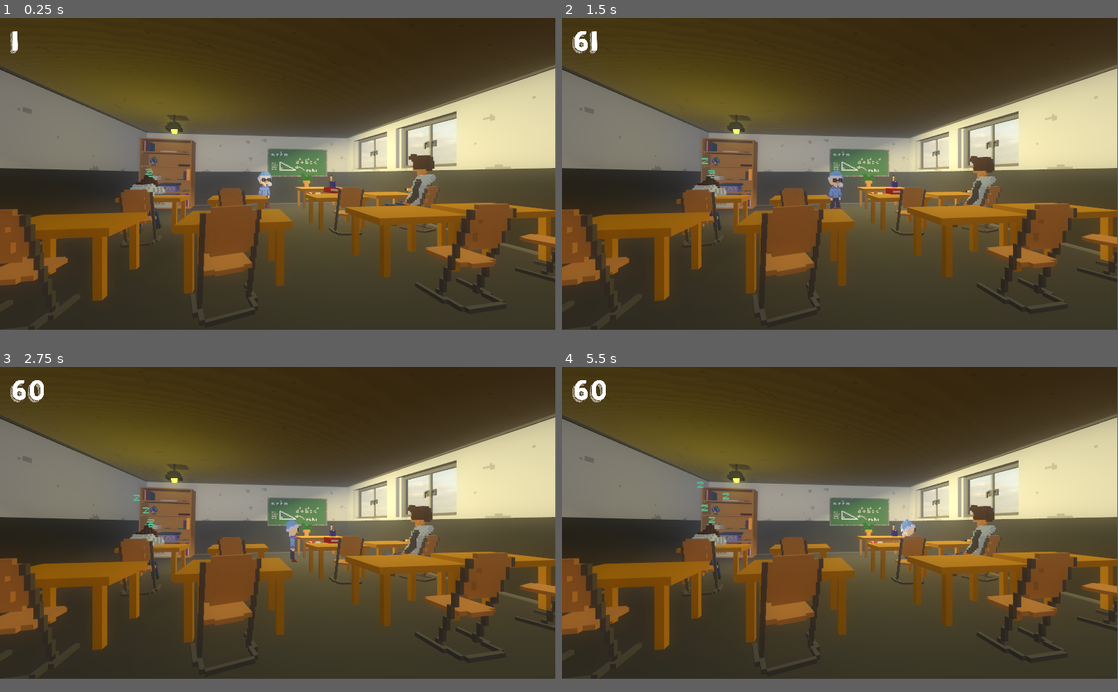
Above: before the commit, frames 1-4 (two rows, left to right).
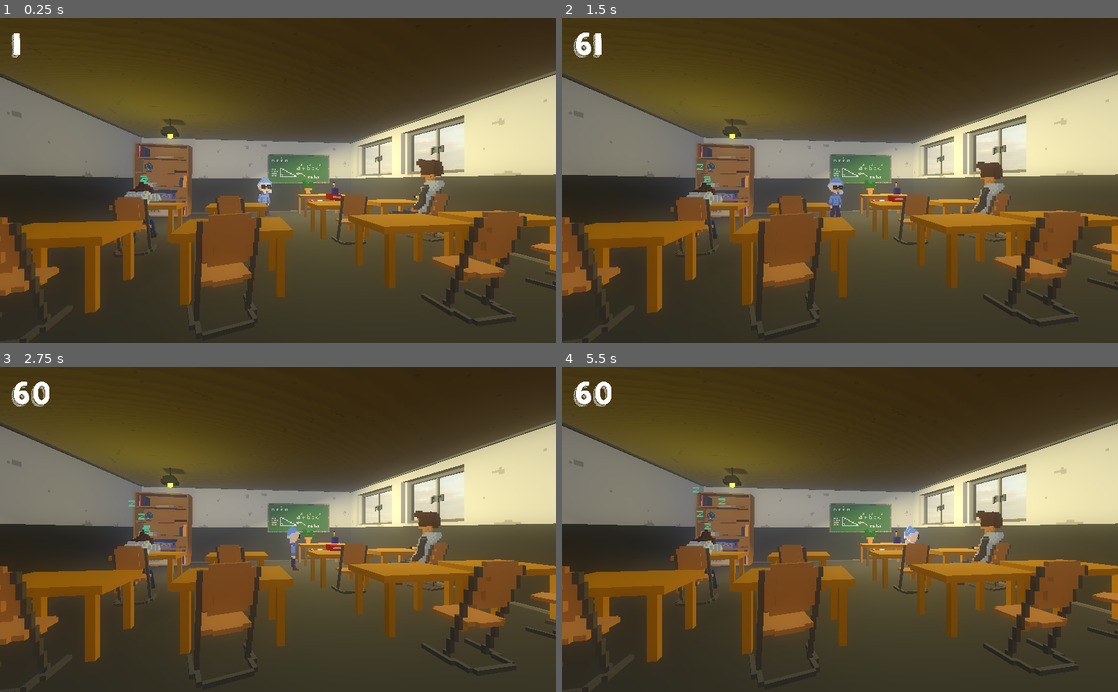
Above: after the commit, the same moments.

Repository: MoFa-Development/TheAbsolutelyTrueGame
Game: Godot game, scene res://scenes/Room.tscn
Two runs of this game, one before a commit and one after it. Both use one fixed random seed, a clock stepped at 60 frames per second and the inputs below.
Inputs (mouse positions are in pixels of both pictures, inside the frame that each line leads up to):
- Up to frame 1 (0.25 s): no input
- Up to frame 2 (1.5 s): move the mouse to (962, 157) at 0.52 s; move the mouse to (728, 190) at 1.27 s
- Up to frame 3 (2.75 s): move the mouse to (333, 454) at 2.02 s
- Up to frame 4 (5.5 s): move the mouse to (812, 584) at 2.77 s; move the mouse to (1006, 568) at 3.52 s; move the mouse to (673, 477) at 4.27 s; move the mouse to (867, 523) at 5.02 s
In our replay, the window is 799x449 before the commit and 800x468 after it. These sizes can differ from the game's own. Grey fills any space a smaller window leaves; there, only what the larger window draws over its background counts as a difference.

The runs differ from the first frame. In frame 1, 22% of the frame differs, in the area x 0-100%, y 4-95%; in frame 2, 22%; in frame 3, 22%; in frame 4, 22%.

Commit message:
Added auto reset to MrP

Diff:
--- a/src/project.godot
+++ b/src/project.godot
@@ -27,10 +27,9 @@
 
 [display]
 
-window/size/width=1152
-window/size/height=648
 window/size/fullscreen=true
 window/handheld/orientation="portrait"
+window/stretch/mode="viewport"
 window/stretch/aspect="keep_height"
 
 [importer_defaults]
@@ -79,5 +78,4 @@
 quality/intended_usage/framebuffer_allocation.mobile=2
 vram_compression/import_etc=true
 environment/default_clear_color=Color( 0.113725, 0.0431373, 0.211765, 1 )
-quality/filters/msaa=3
 environment/default_environment="res://environment/Main.tres"
--- a/src/scenes/Room.tscn
+++ b/src/scenes/Room.tscn
@@ -187,7 +187,7 @@
 transform = Transform( 0.948689, 0, -0.316212, 0, 1, 0, 0.316212, 0, 0.948689, -5.25499, 1, -0.930576 )
 
 [node name="Student_1" parent="Objects" instance=ExtResource( 19 )]
-transform = Transform( 0.930852, 0, 0.365397, 0, 1, 0, -0.365397, 0, 0.930852, 3.94548, 1.39997, -1.19391 )
+transform = Transform( 0.963537, 0, 0.267575, 0, 1, 0, -0.267575, 0, 0.963537, 4.14738, 1.39997, -1.11817 )
 
 [node name="MrP" parent="." instance=ExtResource( 1 )]
 transform = Transform( -0.939692, 0, -0.34202, 0, 1, 0, 0.34202, 0, -0.939692, -3.03158, 0.34, -9.30065 )
--- a/src/scenes/characters/MrP.tscn
+++ b/src/scenes/characters/MrP.tscn
@@ -57,12 +57,16 @@
 		if !b.hitted:
 			if b.is_in_group(\"throwable\"):
 				$AnimationPlayer.play(\"Hit\")
+
 "
 
 [sub_resource type="GDScript" id=2]
 script/source = "extends Spatial
 
 onready var p = get_parent() as KinematicBody
+onready var initialPos = p.global_transform.origin
+
+var lastPos
 
 var speed = 30
 
@@ -110,6 +114,13 @@
 		return global_transform.origin.distance_to(area.get_overlapping_bodies()[0].global_transform.origin)
 	else:
 		return 0
+
+
+func _on_ResetChecker_timeout():
+	if lastPos != null:
+		if  lastPos.abs() - _pos().abs() < Vector3(0.5, 0.5, 0.5):
+			p.global_transform.origin = initialPos
+	lastPos = _pos()
 "
 
 [sub_resource type="BoxShape" id=3]
@@ -176,6 +187,10 @@
 wait_time = 0.3
 autostart = true
 
+[node name="ResetChecker" type="Timer" parent="AI"]
+wait_time = 8.0
+autostart = true
+
 [node name="Front" type="Area" parent="AI"]
 
 [node name="CollisionShape" type="CollisionShape" parent="AI/Front"]
@@ -215,4 +230,5 @@
 transform = Transform( 1, 0, 0, 0, -1.62921e-07, -1, 0, 1, -1.62921e-07, 0, 1.423, 0 )
 shape = SubResource( 8 )
 [connection signal="timeout" from="AI/Timer" to="AI" method="_on_Timer_timeout"]
+[connection signal="timeout" from="AI/ResetChecker" to="AI" method="_on_ResetChecker_timeout"]
 [connection signal="body_entered" from="Area" to="." method="_on_Area_body_entered"]
